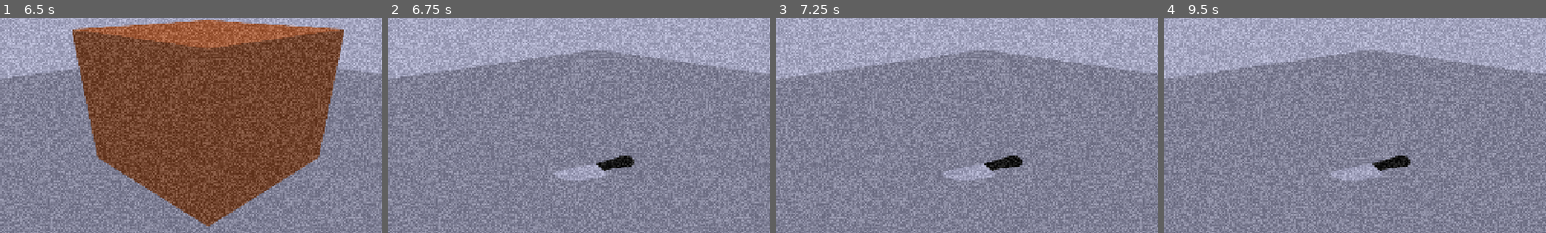
Above: before the commit, frames 1-4 (left to right).
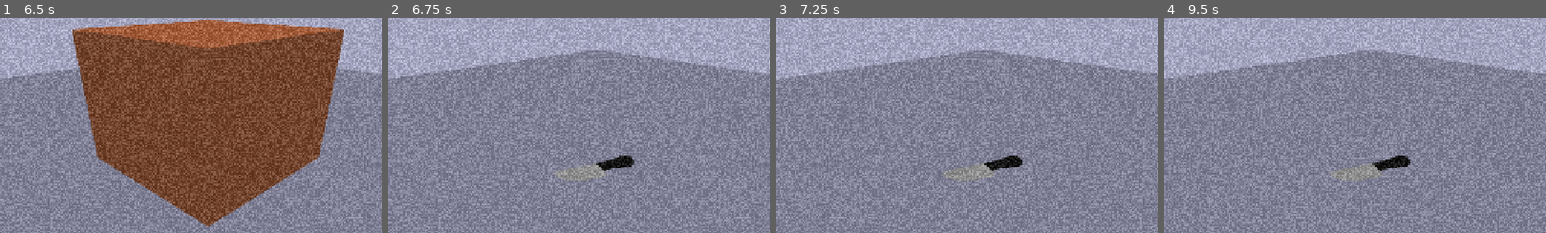
Above: after the commit, the same moments.

Repository: jillzilla/ONWAG
Game: Godot game, scene res://assets/scenes/title_screen.tscn
Two runs of this game, one before a commit and one after it. Both use one fixed random seed, a clock stepped at 60 frames per second and the inputs below.
Inputs (mouse positions are % of the whole screen's width and height, from its top left):
- Up to frame 1 (6.5 s): click "Play Game" at 0.5 s; tap Enter at 1.25, 2.75 s; move the mouse to (72, 45) at 1.27 s; tap Space at 2, 3.5 s; move the mouse to (30, 55) at 2.02 s; move the mouse to (60, 28) at 2.77 s; move the mouse to (45, 70) at 3.52 s; click (50, 91) at 4.25 s; click "CAM A" at 5 s; click "CAM B" at 5.75 s
- Up to frame 2 (6.75 s): click "CAM C" at 6.5 s
- Up to frame 3 (7.25 s): no input
- Up to frame 4 (9.5 s): click "CAM A" at 7.25 s; click "CAM B" at 8 s; click "CAM C" at 8.75 s
The pictures show only the part of the screen within x 23-73%, y 29-79%; the shares and areas given below are measured in that part.

Frame 1 is identical in both runs. In frame 2, 0.7% of the frame differs, in the area x 43-58%, y 67-76%; in frame 3, 0.7%; in frame 4, 0.7%.

Commit message:
better characters sprites data holder

Diff:
--- a/assets/classes/characters/goose.gd
+++ b/assets/classes/characters/goose.gd
@@ -2,7 +2,7 @@
 class_name Goose
 
 #variables
-@export var graphics : Array[Sprite2D];
+@export var graphics : Dictionary[String,Sprite2D] = {};
 @export var knife : Sprite2D;
 
 var camera_a_alt : bool = false;
@@ -23,18 +23,18 @@
 
 func _handle_graphics() -> void:
 	for i in graphics.size():
-		graphics[i].visible = false;
+		graphics[graphics.keys()[i]].visible = false;
 
 	knife.visible = true;
 
 	match(current_location):
 		location.camera_a:
 			if !camera_a_alt:
-				graphics[0].visible = true;
+				graphics["camera_a"].visible = true;
 			else:
-				graphics[1].visible = true;
+				graphics["camera_a_alt"].visible = true;
 		location.camera_b:
-			graphics[2].visible = true;
+			graphics["camera_b"].visible = true;
 		location.camera_c:
-			graphics[3].visible = true;
+			graphics["camera_c"].visible = true;
 			knife.visible = false;
--- a/assets/scenes/gameplay.tscn
+++ b/assets/scenes/gameplay.tscn
@@ -197,7 +197,12 @@
 
 [node name="Goose" type="Node" parent="." unique_id=1584512338 node_paths=PackedStringArray("graphics", "knife", "timer_movement", "timer_kill_player")]
 script = ExtResource("14_br2i6")
-graphics = [NodePath("../HUD/CameraScreen/CameraA/Goose1"), NodePath("../HUD/CameraScreen/CameraA/Goose2"), NodePath("../HUD/CameraScreen/CameraB/Goose"), NodePath("../HUD/CameraScreen/CameraC/Goose")]
+graphics = {
+"camera_a": NodePath("../HUD/CameraScreen/CameraA/Goose1"),
+"camera_a_alt": NodePath("../HUD/CameraScreen/CameraA/Goose2"),
+"camera_b": NodePath("../HUD/CameraScreen/CameraB/Goose"),
+"camera_c": NodePath("../HUD/CameraScreen/CameraC/Goose")
+}
 knife = NodePath("../HUD/CameraScreen/CameraC/Knife")
 ai_level = 20
 timer_movement = NodePath("Timer_Movement")
Binary file changed: assets/images/c-knife.png
Binary file changed: assets/images/goosec.png
